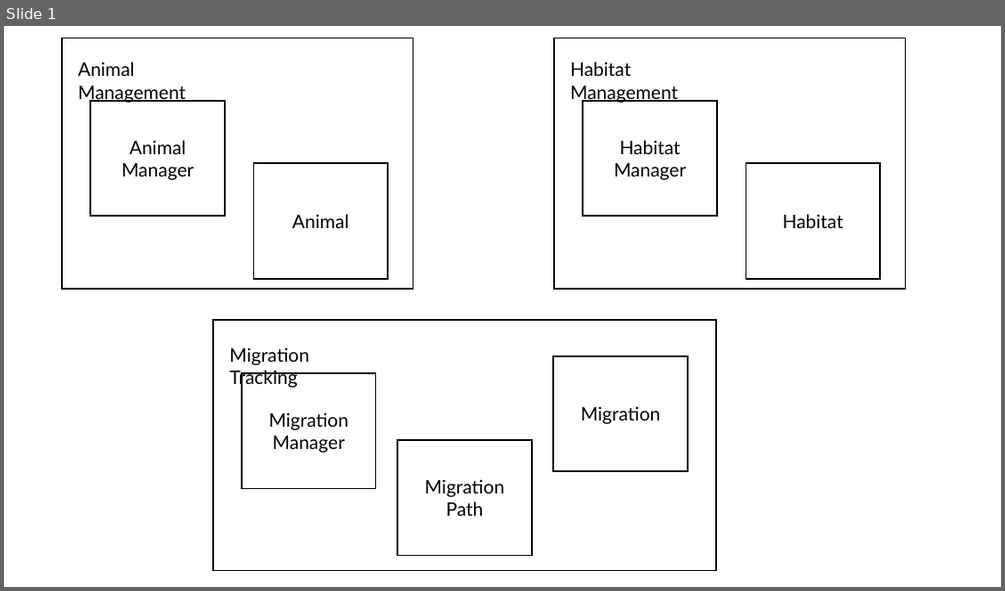
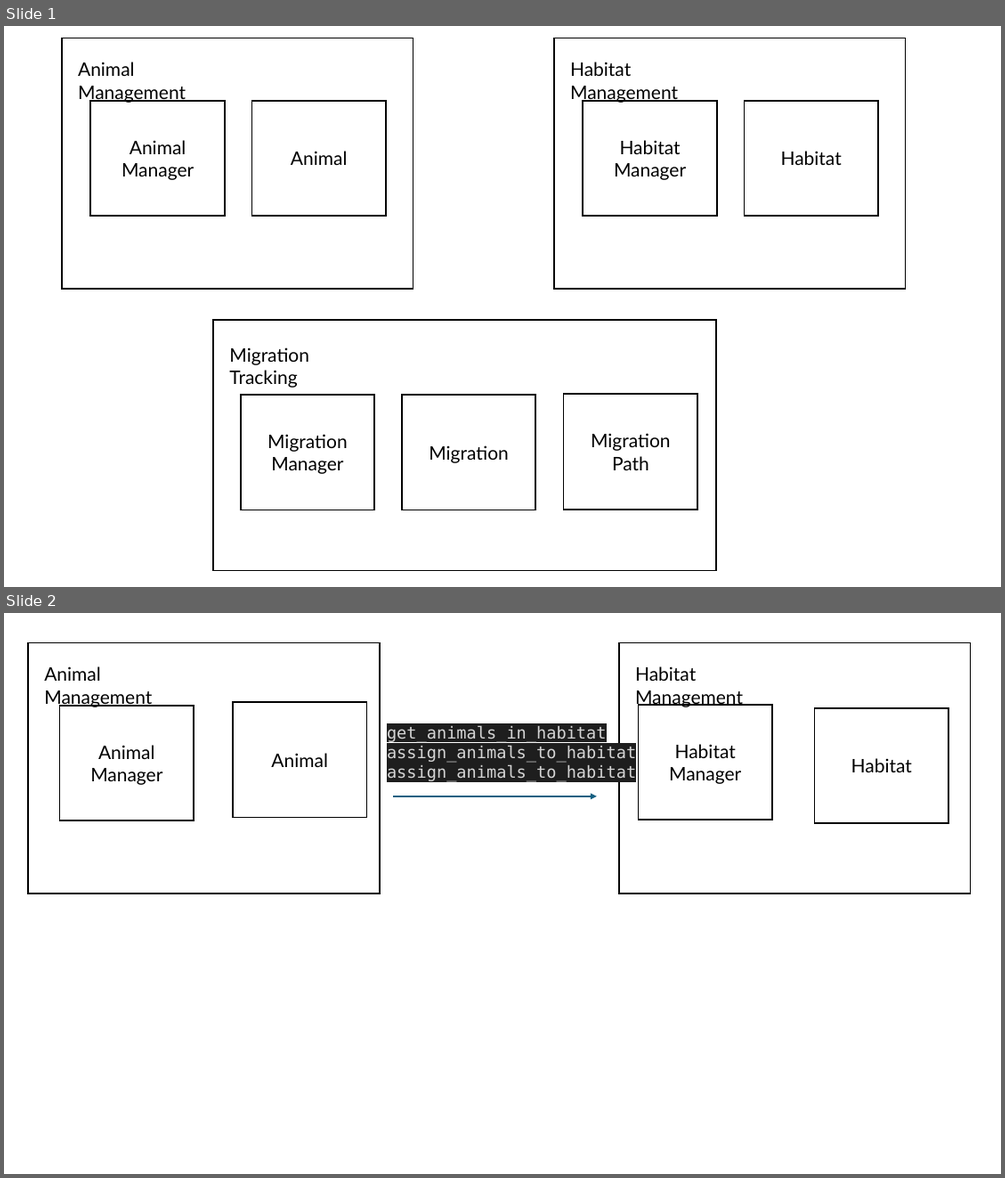
Before and after one commit to ealvare04/cs411-fall-2024, a slide deck: HW3 Design/wildlife_tracker/wildlife dependencies.pptx. Shown one above the other, each under a label of ours: slide 1 before the commit, slides 1 and 2 after it. The pictures are 1005x591 and 1005x1178 pixels, drawn with LibreOffice and Linux fonts; fonts in the diff are those of the drawing. Boxes give left, top, right and bottom in pixels: in the first picture for what was removed or moved away, otherwise in the second. Text is boxed around its words. In the diff, an @@ line names an element or a change of style, - is before the commit and + after.

```diff
--- a/HW3 Design/wildlife_tracker/wildlife dependencies.pptx
+++ b/HW3 Design/wildlife_tracker/wildlife dependencies.pptx
@@ slide 2 added at (x1=4, y1=613, x2=1001, y2=1174), background #FFFFFF @@
@@ rectangle added at (x1=28, y1=643, x2=380, y2=893), outline #000000 1.5 pt @@
@@ rectangle added at (x1=619, y1=643, x2=971, y2=893), outline #000000 1.5 pt @@
@@ text added at (x1=44, y1=666, x2=152, y2=707), 18 pt, text #000000 @@
+Animal Management
@@ text added at (x1=635, y1=666, x2=743, y2=707), 18 pt, text #000000 @@
+Habitat Management
@@ rectangle added at (x1=60, y1=706, x2=194, y2=821), outline #000000 1.5 pt, 18 pt, text #000000 @@
+Animal Manager
@@ rectangle added at (x1=233, y1=702, x2=367, y2=817), outline #000000 1.5 pt, 18 pt, text #000000 @@
+Animal
@@ rectangle added at (x1=638, y1=705, x2=772, y2=819), outline #000000 1.5 pt, 18 pt, text #000000 @@
+Habitat Manager
@@ rectangle added at (x1=815, y1=708, x2=948, y2=823), outline #000000 1.5 pt, 18 pt, text #000000 @@
+Habitat
@@ text added at (x1=387, y1=725, x2=636, y2=782), 16 pt, text #D4D4D4 @@
+get_animals_in_habitat
+assign_animals_to_habitat
+assign_animals_to_habitat
@@ arrow added from (394, 796) to (597, 796), #156082 1.5 pt @@
@@ slide 1 changed as well @@
@@ rectangle "Animal" moved from (x1=254, y1=164, x2=388, y2=279) to (x1=252, y1=101, x2=386, y2=216) @@
@@ rectangle "Habitat" moved from (x1=745, y1=164, x2=880, y2=279) to (x1=744, y1=101, x2=878, y2=216) @@
@@ rectangle "Migration Manager" moved from (x1=242, y1=374, x2=376, y2=489) to (x1=241, y1=394, x2=374, y2=510) @@
@@ rectangle "Migration" moved from (x1=554, y1=356, x2=688, y2=472) to (x1=402, y1=394, x2=535, y2=510) @@
@@ rectangle "Migration Path" moved from (x1=397, y1=440, x2=531, y2=556) to (x1=563, y1=394, x2=697, y2=509) @@
```
Also in this commit, not shown: 1 other slide added, 2 other files.
